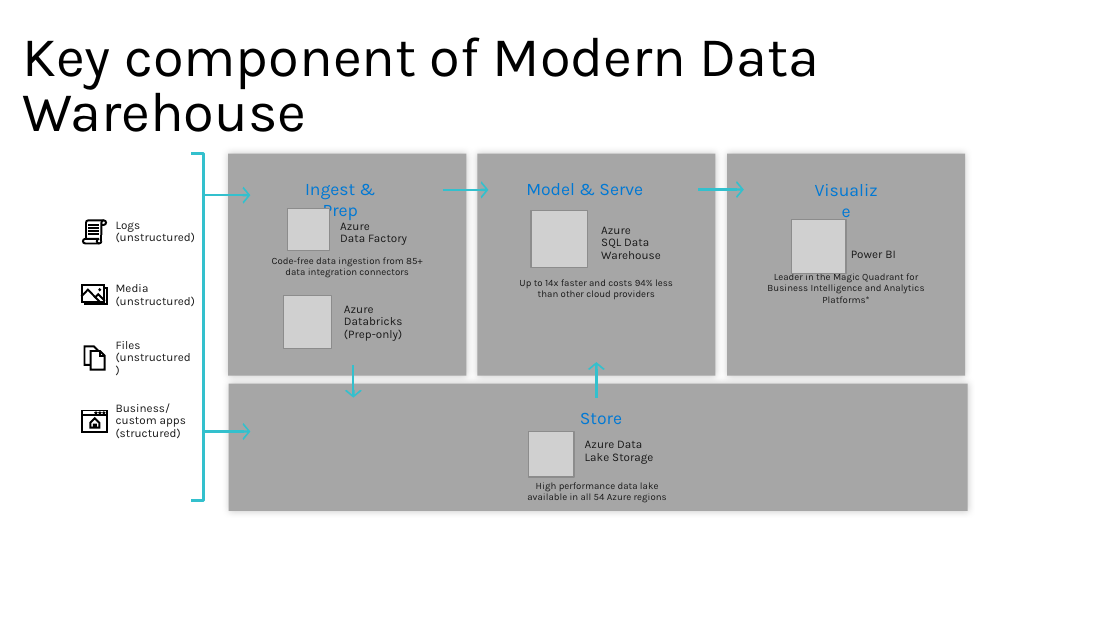
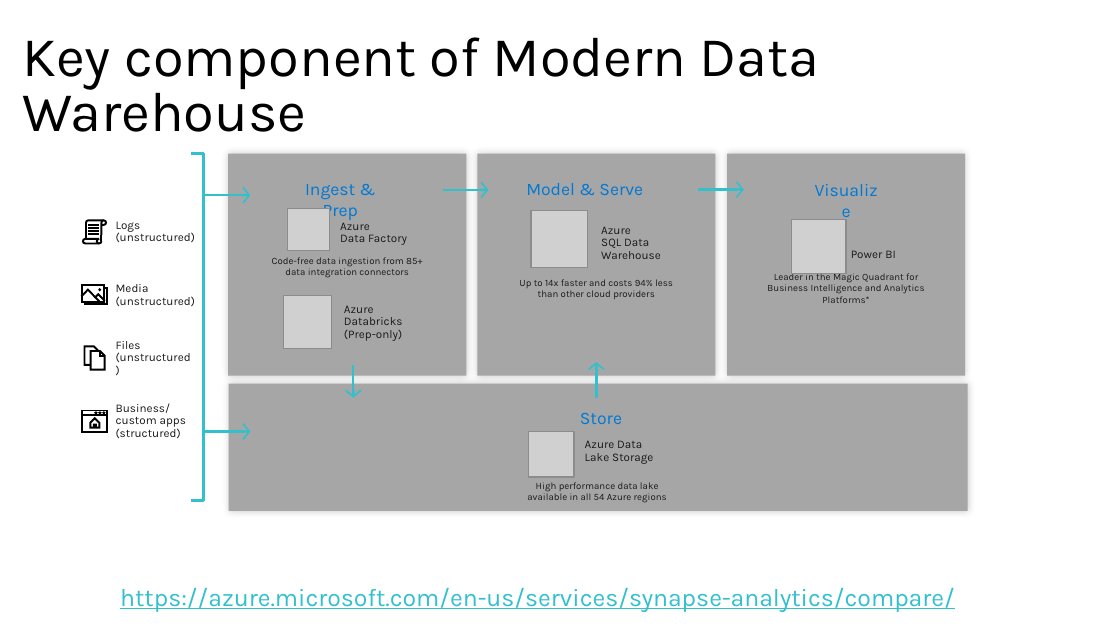
Before and after one commit to sidneyocirqueira/azure-synapse-analytics, a slide deck: slide 6 of PPTs/PASS_Marathon_Portuguese_AzureSynapseAnalytics.pptx (slide 8 before the commit). Drawn at 1120x630 pixels with LibreOffice and Linux fonts; fonts in the diff are those of the drawing; grey boxes stand for pictures; background and template pictures are left out. Boxes give left, top, right and bottom in pixels: in the first picture for what was removed or moved away, otherwise in the second. Text is boxed around its words. In the diff, an @@ line names an element or a change of style, - is before the commit and + after.

Commit message:
update presentation

```diff
--- a/PPTs/PASS_Marathon_Portuguese_AzureSynapseAnalytics.pptx
+++ b/PPTs/PASS_Marathon_Portuguese_AzureSynapseAnalytics.pptx
@@ text added at [120,588,955,612], 16 pt, text #33C0CD, underline @@
+https://azure.microsoft.com/en-us/services/synapse-analytics/compare/
```
Also in this commit, not shown: 2 slides removed, 1 other file.
